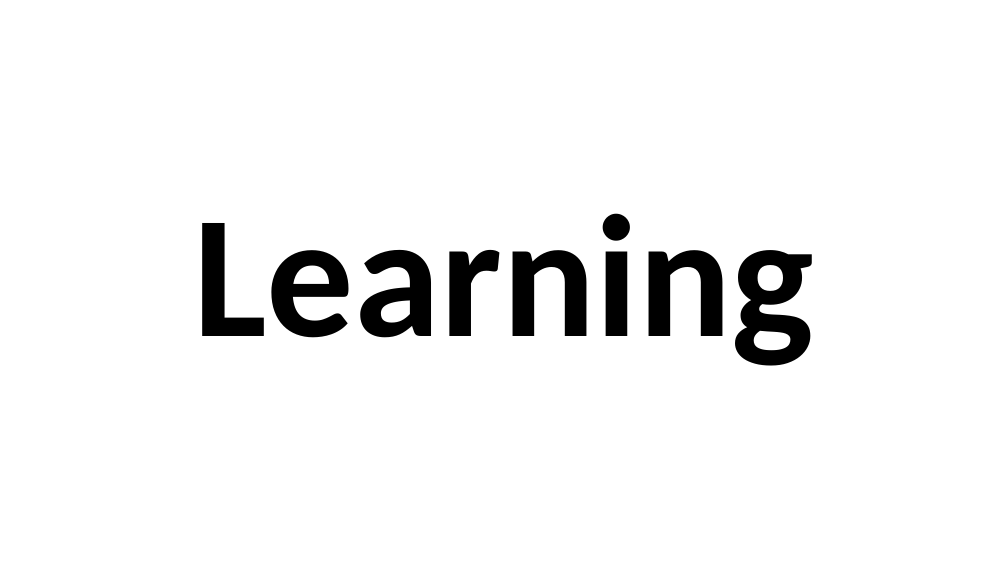
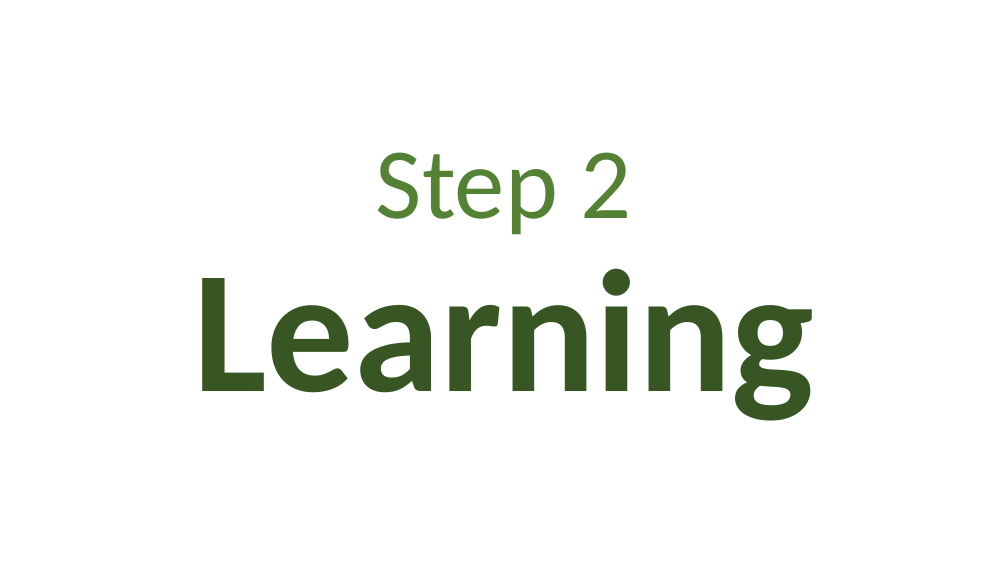
Before and after one commit to mingfeisun/EngagementRLfD-user-study, a slide deck: slide 3 of teaching-learning-outcome.pptx. Drawn at 1008x567 pixels with LibreOffice and Linux fonts; fonts in the diff are those of the drawing. Boxes give left, top, right and bottom in pixels: in the first picture for what was removed or moved away, otherwise in the second. Text is boxed around its words. In the diff, an @@ line names an element or a change of style, - is before the commit and + after.

```diff
--- a/teaching-learning-outcome.pptx
+++ b/teaching-learning-outcome.pptx
@@ title at (x1=193, y1=152, x2=814, y2=421): text changed; text colour #000000 to #385723 @@
-Learning
+Step 2
+Learning
```
Also in this commit, not shown: 2 other slides changed, 7 other files.
